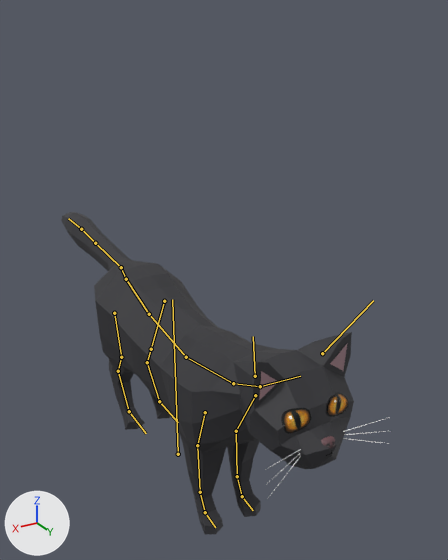
Two versions of the FBX model Draho/Assets/_Draho/Art/Cat/Drahomil.fbx, one commit apart.
Rendered twice from a 50 mm lens placed at (0.285, 0.597, 0.527), pointed at (-0.068, 0.008, 0.233). The lights are fixed; the arrows at lower left show +X, +Y and +Z. The first picture is the older version. The bones that bend it are drawn over the model as lines.

In view in the first picture: 'DrahomilBody'.
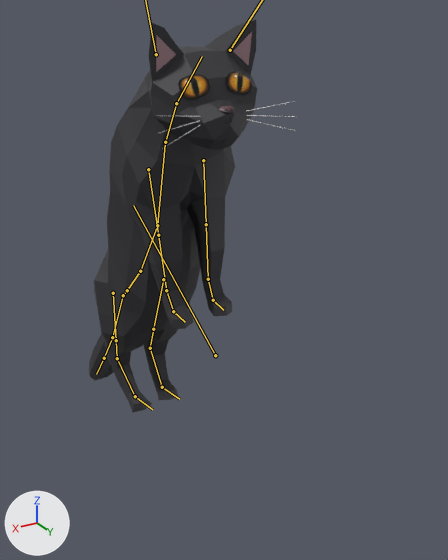
The newer file adds an action. The first version stands in its rest pose; the second is drawn at frame 16 of the action 'DrahomilRig|Rear'.

Pixel boxes (x1, y1, x2, y2) of what changed, in the pictures (448 x 560 px):
'DrahomilBody', posed (37% narrower, 22% taller)
    before: (61, 212, 390, 535)
    after: (89, 20, 296, 413)
bone 'Root', root to tip
    before: (178, 454) to (172, 299)
    after: (215, 355) to (133, 205)
bone 'Neck', root to tip
    before: (233, 383) to (260, 386)
    after: (165, 142) to (176, 103)
bone 'Head', root to tip
    before: (260, 386) to (300, 376)
    after: (176, 103) to (202, 56)
bone 'UpperArm.R', root to tip
    before: (205, 412) to (197, 445)
    after: (148, 169) to (158, 235)
bone 'Forearm.R', root to tip
    before: (197, 445) to (200, 492)
    after: (158, 235) to (166, 290)
bone 'UpperArm.L', root to tip
    before: (255, 395) to (236, 431)
    after: (203, 160) to (206, 224)
bone 'Forearm.L', root to tip
    before: (236, 431) to (237, 476)
    after: (206, 224) to (208, 279)
bone 'Thigh.L', root to tip
    before: (164, 301) to (151, 349)
    after: (163, 279) to (153, 329)
bone 'Shin.L', root to tip
    before: (151, 349) to (147, 362)
    after: (153, 329) to (150, 348)
bone 'Tail1', root to tip
    before: (126, 279) to (121, 267)
    after: (127, 290) to (123, 295)
bone 'Tail2', root to tip
    before: (121, 267) to (95, 243)
    after: (123, 295) to (112, 337)
bone 'Tail3', root to tip
    before: (95, 243) to (81, 229)
    after: (112, 337) to (104, 358)
bone 'Tail4', root to tip
    before: (81, 229) to (68, 218)
    after: (104, 358) to (96, 374)
bone 'Thigh.R', root to tip
    before: (114, 313) to (121, 357)
    after: (113, 293) to (116, 340)
bone 'Shin.R', root to tip
    before: (121, 357) to (118, 371)
    after: (116, 340) to (117, 358)

The edits, one by one:
Bone 'Root' (bone_root) moves from (0.0, 0.0, 0.0) to (0.099, 0.197, 0.0).
Bone 'Root' (bone_root) turns from (0, 0, 0) to (1, -2, 58) degrees about its own x, y and z.
Bone 'Neck' (bone_neck) turns from (0, 0, 0) to (-31, -1, 0) degrees about its own x, y and z.
Bone 'Head' (bone_head) turns from (0, 0, 0) to (-25, -1, 0) degrees about its own x, y and z.
Bone 'Ear.R' (bone_ear_r) turns from (0, 0, 0) to (-8, -3, 1) degrees about its own x, y and z.
Bone 'Ear.R' (bone_ear_r) is rescaled from (1.0, 1.0, 1.0) to (1.0, 1.01, 0.99).
Bone 'Ear.L' (bone_ear_l) turns from (0, 0, 0) to (-8, 2, 0) degrees about its own x, y and z.
Bone 'Ear.L' (bone_ear_l) is rescaled from (1.0, 1.0, 1.0) to (1.0, 1.01, 0.99).
Bone 'UpperArm.R' (bone_upperarm_r) turns from (0, 0, 0) to (-32, 1, 0) degrees about its own x, y and z.
Bone 'Forearm.R' (bone_forearm_r) turns from (0, 0, 0) to (-26, 2, 4) degrees about its own x, y and z.
Bone 'UpperArm.L' (bone_upperarm_l) turns from (0, 0, 0) to (-32, 0, 5) degrees about its own x, y and z.
Bone 'Forearm.L' (bone_forearm_l) turns from (0, 0, 0) to (-26, -2, -5) degrees about its own x, y and z.
Bone 'Thigh.L' (bone_thigh_l) turns from (0, 0, 0) to (2, 0, -58) degrees about its own x, y and z.
Bone 'Shin.L' (bone_shin_l) turns from (0, 0, 0) to (-12, 0, 8) degrees about its own x, y and z.
Bone 'Tail1' (bone_tail1) turns from (0, 0, 0) to (-14, -3, 6) degrees about its own x, y and z.
Bone 'Tail2' (bone_tail2) turns from (0, 0, 0) to (7, -4, 1) degrees about its own x, y and z.
Bone 'Tail3' (bone_tail3) turns from (0, 0, 0) to (7, -2, 0) degrees about its own x, y and z.
Bone 'Tail4' (bone_tail4) turns from (0, 0, 0) to (7, 1, -2) degrees about its own x, y and z.
Bone 'Thigh.R' (bone_thigh_r) turns from (0, 0, 0) to (2, 2, -58) degrees about its own x, y and z.
Bone 'Shin.R' (bone_shin_r) turns from (0, 0, 0) to (-13, 0, -9) degrees about its own x, y and z.
